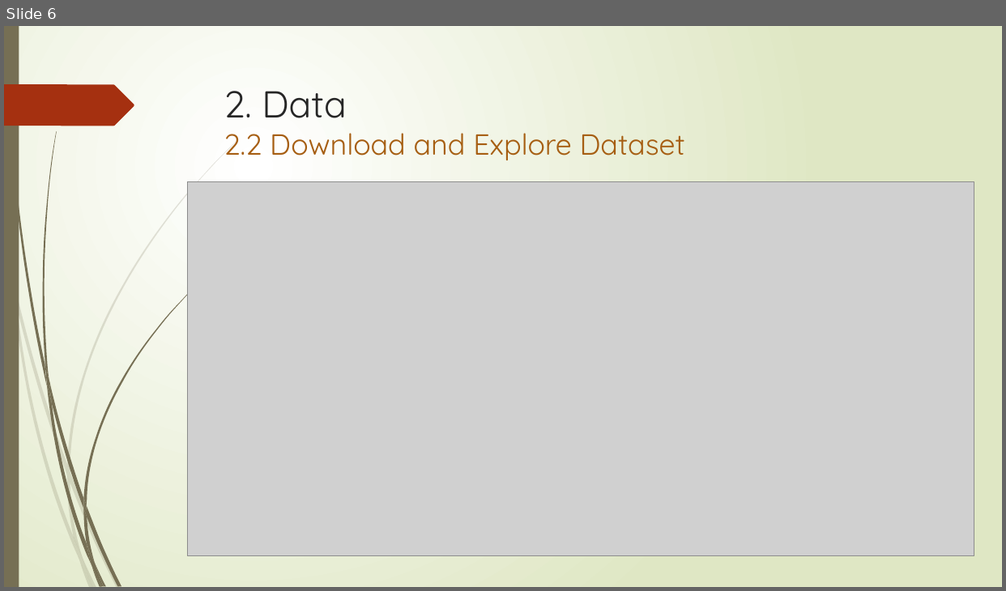
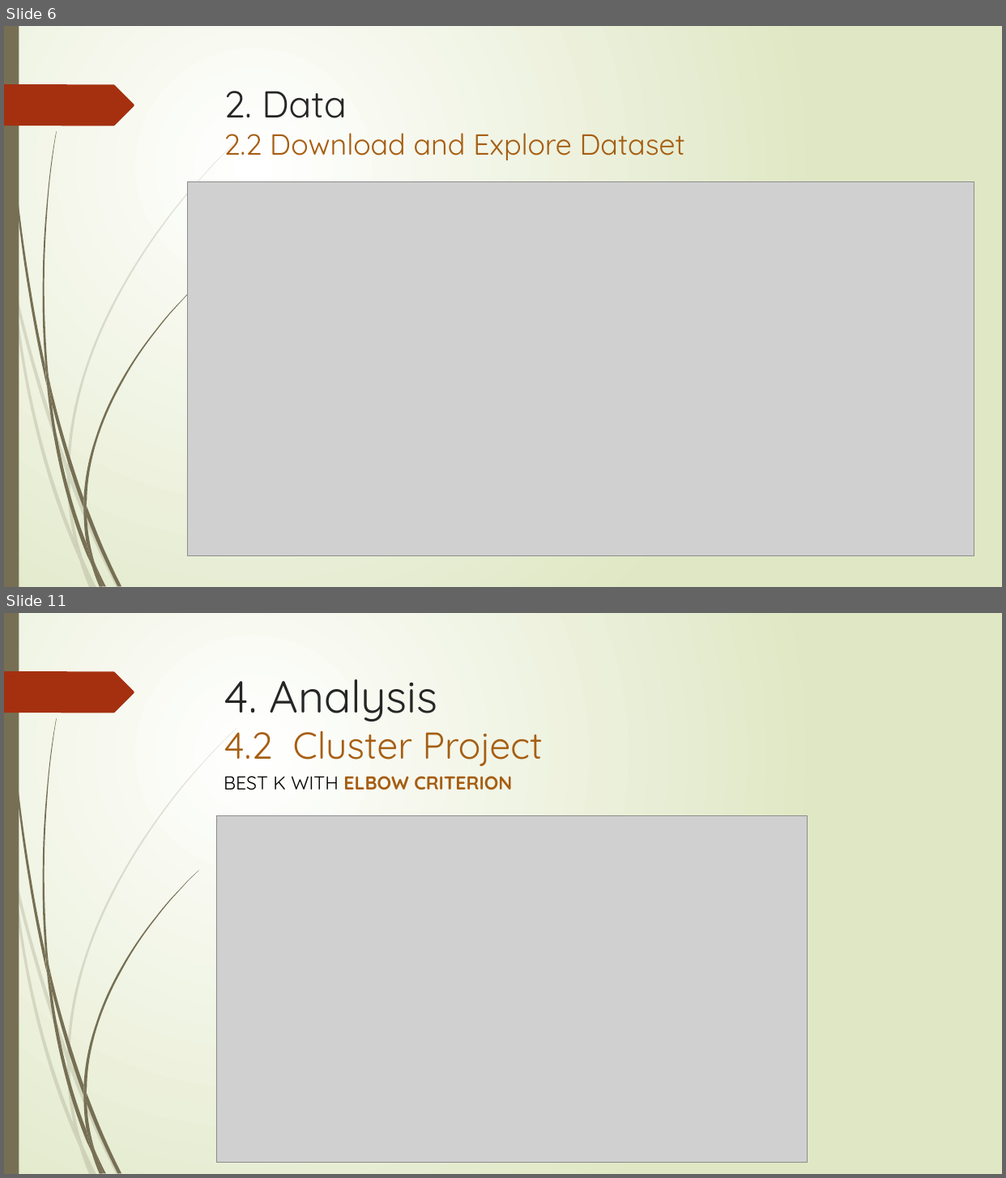
Before and after one commit to liemvt2008/Data-Science-Project, a slide deck: Bussiness_problem_and_datasets.pptx. Shown one above the other, each under a label of ours: slide 6 before the commit, slides 6 and 11 after it; the slides between them are not shown. The pictures are 1006x591 and 1006x1178 pixels, drawn with LibreOffice and Linux fonts; fonts in the diff are those of the drawing; grey boxes stand for pictures. Boxes give left, top, right and bottom in pixels: in the first picture for what was removed or moved away, otherwise in the second. Text is boxed around its words. In the diff, an @@ line names an element or a change of style, - is before the commit and + after.

```diff
--- a/Bussiness_problem_and_datasets.pptx
+++ b/Bussiness_problem_and_datasets.pptx
@@ slide 11 added at <box>4,613,1002,1174</box>, background gradient #FFFFFF to #DFE8C4; not listed: 24 template elements that a slide beside it also shows @@
@@ title added at <box>224,679,543,766</box>, 36 pt, text #A65E12 @@
+4. Analysis
+4.2 Cluster Project
@@ text added at <box>224,776,512,790</box>, 18 pt, text #A65E12, bold @@
+BEST K WITH ELBOW CRITERION
@@ picture added at <box>216,815,808,1163</box> @@
```
Also in this commit, not shown: 7 other slides added, 2 other files.
